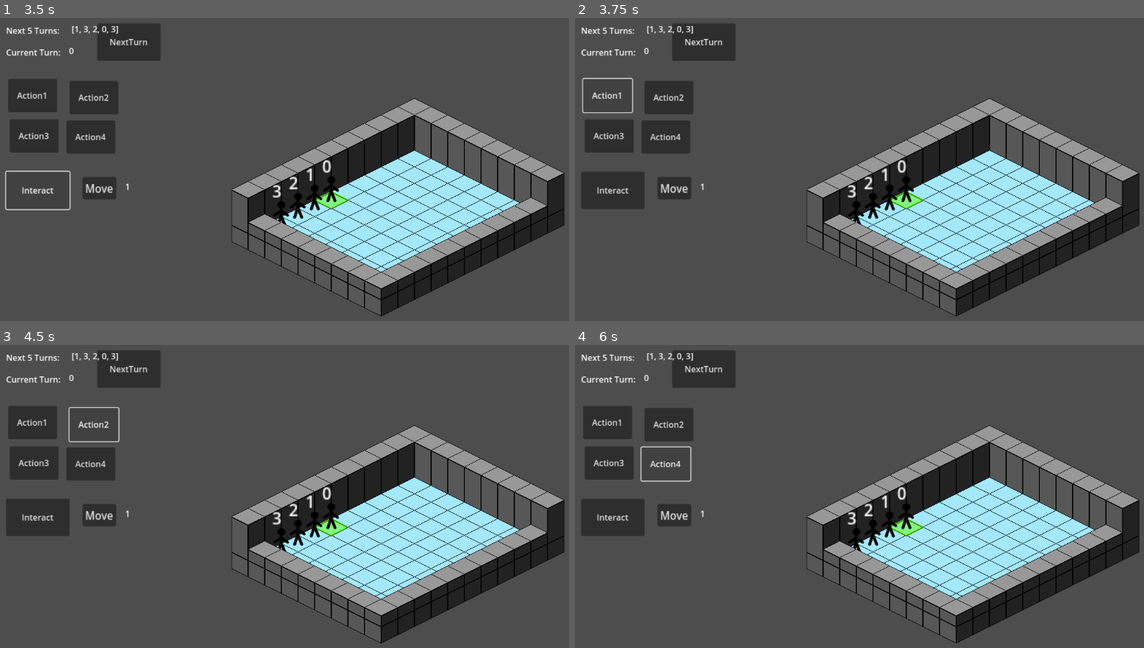
Above: before the commit, frames 1-4 (two rows, left to right).
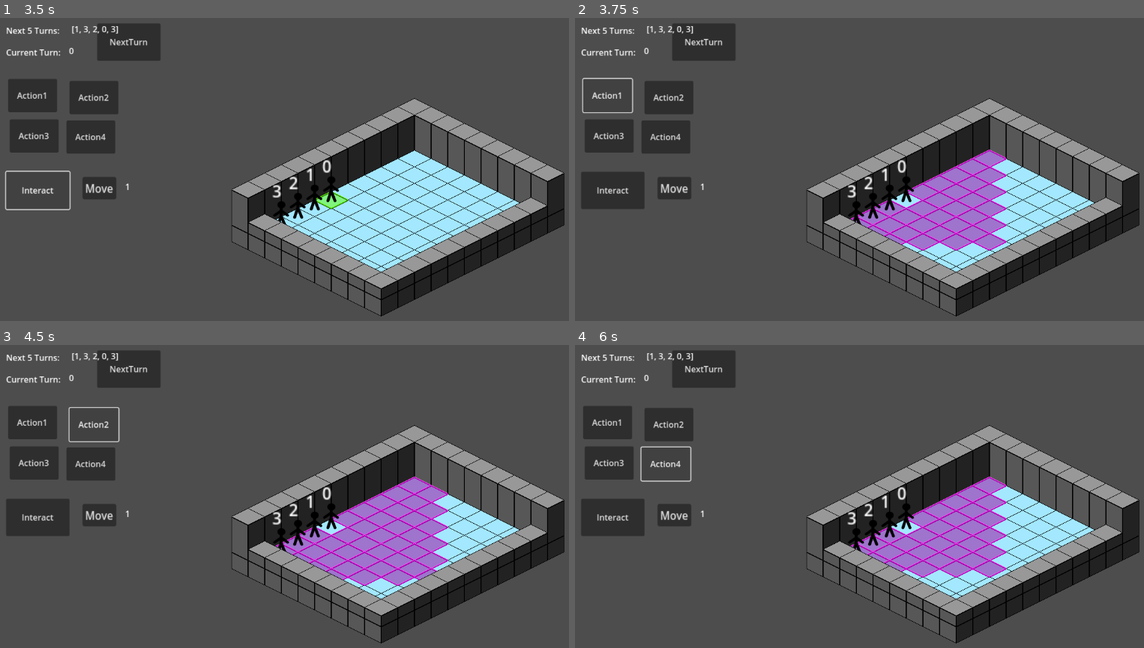
Above: after the commit, the same moments.

Repository: ScottHo/tactics
Game: Godot game, scene res://level.tscn
The game is run twice, just before and just after one commit, with the same random seed, the same clock (stepped at 60 frames per second) and the same inputs.
Inputs:
- Up to frame 1 (3.5 s): click "NextTurn" at 0.5 s; click "NextTurn" at 1.25 s; click "Move" at 2 s; click "Interact" at 2.75 s
- Up to frame 2 (3.75 s): click "Action1" at 3.5 s
- Up to frame 3 (4.5 s): click "Action2" at 4.25 s
- Up to frame 4 (6 s): click "Action3" at 5 s; click "Action4" at 5.75 s

Frame 1 is identical in both runs. In frame 2, 5.1% of the frame differs, in the area x 48-76%, y 43-77%; in frame 3, 6.3%, in the area x 48-79%, y 43-80%; in frame 4, 5.1%.
Error before the commit: Invalid access to property or key 'button_down' on a base object of type 'null instance'. (res://menu.gd:28)

Commit message:
Added action targeting

Diff:
--- a/Action.gd
+++ b/Action.gd
@@ -1,6 +1,6 @@
 class_name Action extends Node
 
-var range
-var shape
-var damage
+var range: int
+var shape: Array[Vector2i]
+var damage: int
 var effect: Callable
--- a/ActionService.gd
+++ b/ActionService.gd
@@ -1,22 +1,150 @@
 class_name ActionService extends Node2D
 
 var _state: State
-var _targetting: bool = false
+var _enabled: bool = false
 var _entity: Entity
-var _action: Action
+var _action_idx: int = -1
+var _actions: Array[Action] = [null, null, null , null]
+var _previous_coords: Vector2i
+var _target_points: Array[Vector2i] = []
+var _bfs_points: Dictionary = {}
 
 @onready var tileMap: MainTileMap = $"../TileMap"
 @onready var highlightMap: HighlightMap = $"../HighlightMap"
 
+func _ready():
+    return
+
 func _input(event):
-    if not _targetting:
+    if not _enabled:
         return
     if event is InputEventMouseMotion:
         var coords: Vector2i = tileMap.globalToPoint(get_global_mouse_position())
-        highlightMap.set_cell(0, coords, 0, Highlights.RED, 0)
+        if _previous_coords != coords:
+            clearTargetHighlights()
+            _previous_coords = coords
+            if not inRange(coords):
+                return
+            _target_points.append(coords)
+            var direction := findDirection(coords)
+            for vec in shape():
+                var v = computeRotatedVectors(vec, direction)
+                _target_points.append(coords+v)
+            fillTargetHighlights()
+    if event is InputEventMouseButton and event.is_pressed():
+        match event.button_index:
+            MOUSE_BUTTON_LEFT:
+                if len(_target_points) <= 0:
+                    return
+                _enabled = false
+                return
     return
 
-func start(entity: Entity, action: Action):
+func calcRange_bfs():
+    _bfs_points = {}
+    var frontier: Array[Vector2i] = [_entity.location]
+    while len(frontier) > 0:
+        var current = frontier.pop_front()
+        if _bfs_points.get(current, 0) >= maxRange():
+            continue
+
+        var neighbors = [
+            current + Vector2i(0, 1),
+            current + Vector2i(1, 0),
+            current + Vector2i(0, -1),
+            current + Vector2i(-1, 0)
+            ]
+
+        for neighbor in neighbors:
+            if _bfs_points.has(neighbor):
+                continue
+            var tileData: TileData = tileMap.get_cell_tile_data(0, neighbor)
+            var tileLevel: int = tileData.get_custom_data("Level")
+            if tileLevel == -1:
+                continue
+            frontier.push_back(neighbor)
+            _bfs_points[neighbor] = _bfs_points.get(current, 0) + 1
+    return
+
+func inRange(vector) -> bool:
+    return _bfs_points.has(vector) and vector != _entity.location
+
+func computeRotatedVectors(target: Vector2i, direction: Vector2i) -> Vector2i:
+    if direction == Vector2i(0,-1):
+        var rotVec = Vector2i(0,0)
+        rotVec.x = target.y
+        rotVec.y = -target.x
+        return rotVec
+    if direction == Vector2i(-1,0):
+        var rotVec = Vector2i(0,0)
+        rotVec.x = -target.x
+        rotVec.y = -target.y
+        return rotVec
+    if direction == Vector2i(0,1):
+        var rotVec = Vector2i(0,0)
+        rotVec.x = -target.y
+        rotVec.y = target.x
+        return rotVec
+    return target
+
+
+func findDirection(target: Vector2i) -> Vector2i:
+    var x_diff = _entity.location.x - target.x
+    var y_diff = _entity.location.y - target.y
+
+    if abs(x_diff) >= abs(y_diff):
+        if x_diff < 0:
+            return Vector2i(1,0)
+        return Vector2i(-1,0)
+
+    if y_diff < 0:
+        return Vector2i(0,1)
+    return Vector2i(0,-1)
+
+func fillTargetHighlights():
+    for point in _target_points:
+        highlightMap.set_cell(0, point, 0, Highlights.RED, 0)
+    return
+
+func clearTargetHighlights():
+    for point in _target_points:
+        if inRange(point):
+            highlightMap.set_cell(0, point, 0, Highlights.PURPLE, 0)
+        else:
+            highlightMap.set_cell(0, point, 0, Highlights.EMPTY, 0)
+    _target_points = []
+    return
+
+func resetHighlights(calcRange: bool):
+    if calcRange:
+        calcRange_bfs()
+    for i in range(9):
+        for j in range(-6,5):
+            var curVec := Vector2i(i,j)
+            highlightMap.set_cell(0, curVec , 0, Highlights.EMPTY, 0)
+            if calcRange and inRange(curVec):
+                highlightMap.set_cell(0, curVec , 0, Highlights.PURPLE, 0)
+    return
+
+func setAction(idx: int, action: Action):
+    _actions[idx] = action
+    return
+
+func maxRange() -> int:
+    return _actions[_action_idx].range
+
+func shape() -> Array[Vector2i]:
+    return _actions[_action_idx].shape
+
+func finish():
+    resetHighlights(false)
+    _enabled = false
+    return
+
+
+func start(entity: Entity, action_idx: int):
     _entity = entity
-    _action = action
+    _action_idx = action_idx
+    resetHighlights(true)
+    _enabled = true
     return
--- a/TurnService.gd
+++ b/TurnService.gd
@@ -14,6 +14,7 @@
         turnNode.step = entity.speed
         turnNode.total = 0
         _turnNodes.append(turnNode)
+
     _turnCache.append(findNextTurn())
     _turnCache.append(findNextTurn())
     _turnCache.append(findNextTurn())
--- a/character_body_2d.gd
+++ b/character_body_2d.gd
@@ -12,15 +12,15 @@
 signal doneMoving
 
 func _process(_delta):
-    if not moving:
-        if shouldMove:
-            if len(points) == 0:
-                shouldMove = false
-                doneMoving.emit()
-                return
-            move(points.pop_front())
-
-
+    if moving:
+        return
+    if shouldMove:
+        if len(points) == 0:
+            shouldMove = false
+            doneMoving.emit()
+            return
+        move(points.pop_front())
+    return
 
 func _physics_process(_delta):
     if moving:
--- a/level.gd
+++ b/level.gd
@@ -3,14 +3,17 @@
 @onready var moveService: MoveService = $MoveService
 @onready var menuService: MenuService = $MenuService
 @onready var turnService: TurnService = $TurnService
+@onready var actionService: ActionService = $ActionService
 @onready var tileMap: MainTileMap = $TileMap
 @onready var highlightMap: HighlightMap = $HighlightMap
 var current_turn_id: int = -1
 var state: State = State.new()
 
+
 func _ready():
     menuService.nextTurnActionInitiate.connect(nextTurn)
     menuService.moveActionInitiate.connect(doMove)
+    menuService.actionInitiate.connect(doAction)
     moveService.movesFound.connect(movesFound)
 
     importTestData()
@@ -69,6 +72,37 @@
     ally4.sprite = sprite4
     var id4 = state.addAlly(ally4)
     sprite4.setLabel(str(id4))
+
+    var action = Action.new()
+    action.range = 5
+    action.damage = 5
+    var arr : Array[Vector2i] = [Vector2i(1,0), Vector2i(-1,0)]
+    action.shape = arr
+    actionService.setAction(0, action)
+
+    action = Action.new()
+    action.range = 6
+    action.damage = 5
+    arr = [
+        Vector2i(1,0), Vector2i(0,1), Vector2i(-1,0), Vector2i(0,-1),
+        Vector2i(1,1), Vector2i(1,-1), Vector2i(-1,1), Vector2i(-1,-1)
+        ]
+    action.shape = arr
+    actionService.setAction(1, action)
+
+    action = Action.new()
+    action.range = 1
+    action.damage = 10
+    arr = [Vector2i(1,-1), Vector2i(1,0), Vector2i(1,1)]
+    action.shape = arr
+    actionService.setAction(2, action)
+
+    action = Action.new()
+    action.range = 5
+    action.damage = 5
+    arr = []
+    action.shape = arr
+    actionService.setAction(3, action)
     return
 
 func currentEntity() -> Entity:
@@ -102,3 +136,7 @@
     menuService.setMoveNum(0)
     highlightMap.highlight(currentEntity())
     return
+
+func doAction(idx: int):
+    actionService.start(currentEntity(), idx)
+    return
--- a/menu.gd
+++ b/menu.gd
@@ -4,17 +4,14 @@
 signal moveActionInitiate
 signal nextTurnActionInitiate
 signal interactActionInitiate
-signal action1Initiate
-signal action2Initiate
-signal action3Initiate
-signal action4Initiate
+signal actionInitiate
 @onready var moveButton: Button = $Control/MoveButton
 @onready var nextTurnButton: Button = $Control/TurnButton
 @onready var interactButton: Button = $Control/InteractButton
-@onready var action1Button: Button = $Control/ActionTree/Action1Button
-@onready var action2Button: Button = $Control/ActionTree/Action2Button
-@onready var action3Button: Button = $Control/ActionTree/Action3Button
-@onready var action4Button: Button = $Control/ActionTree/Action4Button
+@onready var action1Button: Button = $Control/ActionContainer/Action1Button
+@onready var action2Button: Button = $Control/ActionContainer/Action2Button
+@onready var action3Button: Button = $Control/ActionContainer/Action3Button
+@onready var action4Button: Button = $Control/ActionContainer/Action4Button
 @onready var numMovesLabel: Label = $Control/NumMovesLabel
 @onready var currentTurnLabel: Label = $Control/TurnLabelsContainer/CurrentTurnLabel
 @onready var futureTurnsLabel: Label = $Control/TurnLabelsContainer/FutureTurnsLabel
@@ -25,10 +22,10 @@
     moveButton.button_down.connect(func(): moveActionInitiate.emit())
     nextTurnButton.button_down.connect(func(): nextTurnActionInitiate.emit())
     interactButton.button_down.connect(func(): interactActionInitiate.emit())
-    action1Button.button_down.connect(func(): action1Initiate.emit())
-    action2Button.button_down.connect(func(): action2Initiate.emit())
-    action3Button.button_down.connect(func(): action3Initiate.emit())
-    action4Button.button_down.connect(func(): action4Initiate.emit())
+    action1Button.button_down.connect(func(): actionInitiate.emit(0))
+    action2Button.button_down.connect(func(): actionInitiate.emit(1))
+    action3Button.button_down.connect(func(): actionInitiate.emit(2))
+    action4Button.button_down.connect(func(): actionInitiate.emit(3))
     return
 
 func setState(state: State):
--- a/tests.gd
+++ b/tests.gd
@@ -4,13 +4,13 @@
     if a == b:
         return
     else:
-        print(str(a) + " Does not equal " + str(b))
-        assert(false)
+        assert(false, str(a) + " Does not equal " + str(b))
 
 func _ready():
     $Label.text = "Running"
     test_ID_Dict()
     test_turnService()
+    test_actionService()
     $Label.text = "Good"
     return
 
@@ -68,3 +68,19 @@
     assertEquals(ts.startNextTurn(), 3)
     assertEquals(ts.startNextTurn(), 3)
     return
+
+func test_actionService():
+    var _as = ActionService.new()
+    var v1 = _as.computeRotatedVectors(Vector2i(2, 1), Vector2i(0, -1))
+    var v3 = _as.computeRotatedVectors(Vector2i(2,-1), Vector2i(0, -1))
+    assertEquals(v1, Vector2i(1, -2))
+    assertEquals(v3, Vector2i(-1, -2))
+    v1 = _as.computeRotatedVectors(Vector2i(2, 1), Vector2i(-1, 0))
+    v3 = _as.computeRotatedVectors(Vector2i(2, -1), Vector2i(-1, 0))
+    assertEquals(v1, Vector2i(-2, -1))
+    assertEquals(v3, Vector2i(-2, 1))
+    v1 = _as.computeRotatedVectors(Vector2i(2, 1), Vector2i(0, 1))
+    v3 = _as.computeRotatedVectors(Vector2i(2, -1), Vector2i(0, 1))
+    assertEquals(v1, Vector2i(-1, 2))
+    assertEquals(v3, Vector2i(1, 2))
+    return
